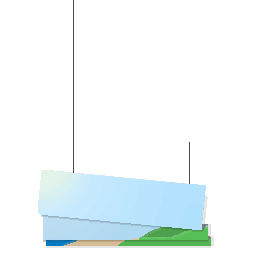
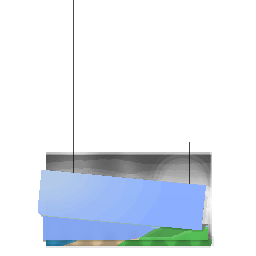
Before/after of a 256px x 256px layered artwork. What changed in the layer stack:
added layer "Layer 3" above "Layer 5" over box(46, 194, 212, 246)
added layer "Layer 5" (50%) above "Layer 1 copy 2" over box(38, 170, 162, 225)
added layer "Layer 1 copy 2" above "Layer 1 copy" over box(38, 170, 211, 246)
added layer "Layer 4 copy" (80%) above "Layer 4" over box(44, 152, 212, 246)
added layer "Layer 4" above "Layer 2" over box(44, 152, 212, 246)
